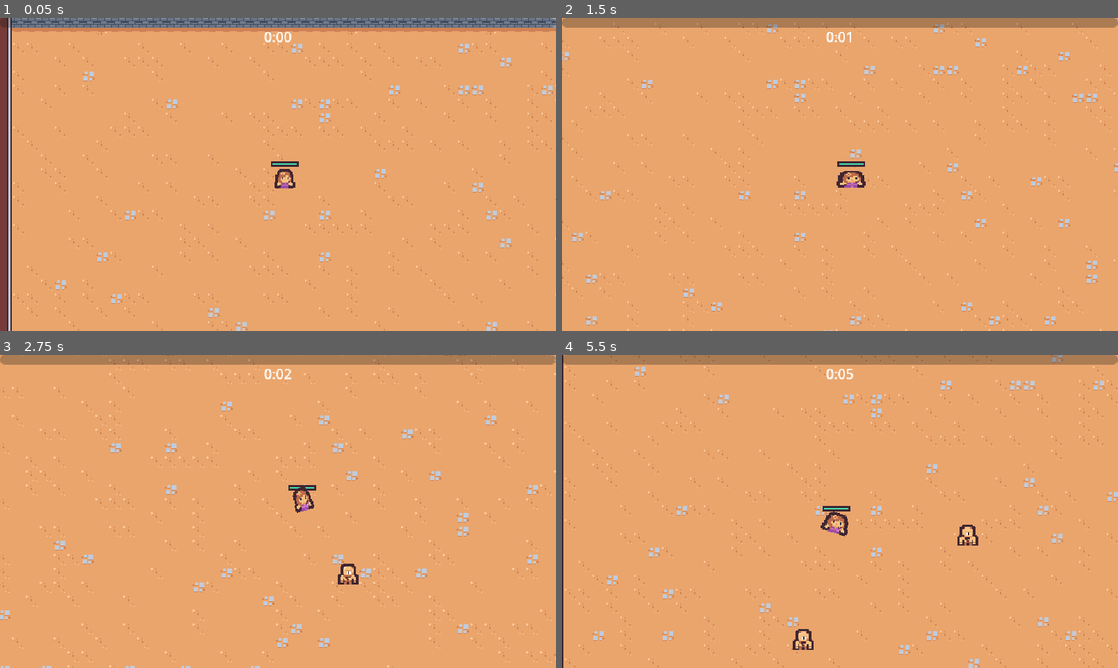
Above: before the commit, frames 1-4 (two rows, left to right).
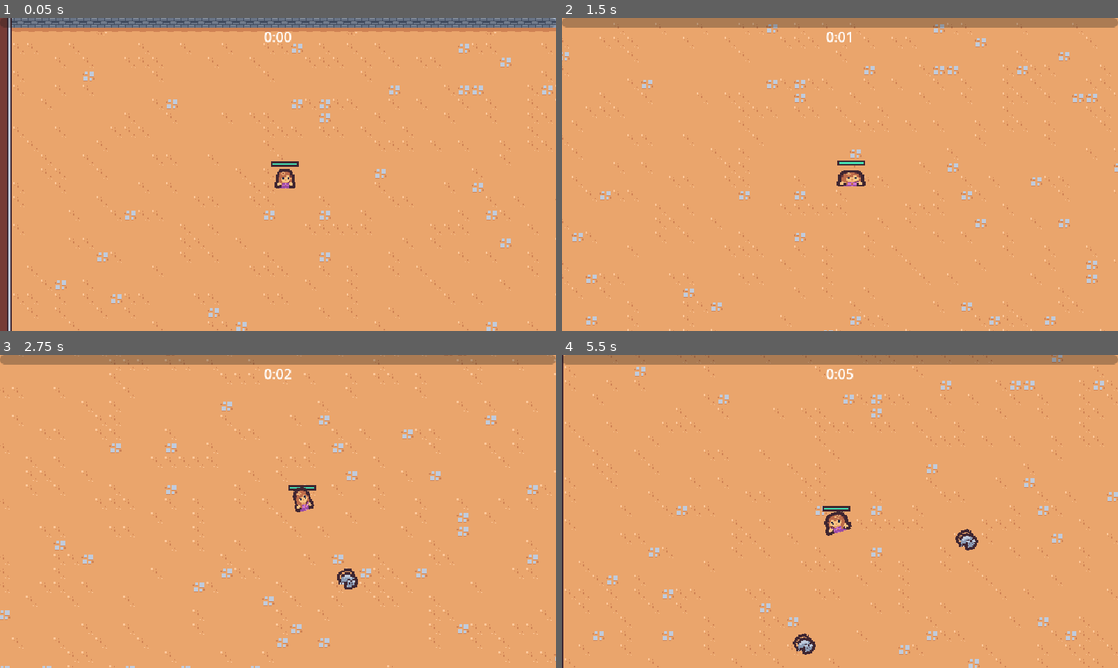
Above: after the commit, the same moments.

Repository: annehailer/cute-survivors
Game: Godot game, scene res://scenes/main/main.tscn
The game is run twice, just before and just after one commit, with the same random seed, the same clock (stepped at 60 frames per second) and the same inputs.
Inputs (mouse positions are in pixels of both pictures, inside the frame that each line leads up to):
- Up to frame 1 (0.05 s): no input
- Up to frame 2 (1.5 s): move the mouse to (962, 158) at 0.52 s; press the mouse at (962, 158) at 0.53 s; hold Right (move_right) 0.53-1.28 s; move the mouse to (728, 190) at 1.27 s; release the mouse at (728, 190) at 1.28 s; hold Down (move_down) from 1.28 s (still down); click (728, 190) at 1.35 s
- Up to frame 3 (2.75 s): move the mouse to (333, 442) at 2.02 s; release Down (move_down) at 2.03 s; press the mouse at (333, 442) at 2.03 s; hold Right (move_right) from 2.03 s (still down)
- Up to frame 4 (5.5 s): move the mouse to (812, 574) at 2.77 s; release Right (move_right) at 2.78 s; release the mouse at (812, 574) at 2.78 s; hold Up (move_up) 2.78-3.53 s; click (812, 574) at 2.85 s; move the mouse to (1006, 558) at 3.52 s; press the mouse at (1006, 558) at 3.53 s; hold Left (move_left) 3.53-5.03 s; move the mouse to (673, 464) at 4.27 s; release the mouse at (673, 464) at 4.28 s; click (673, 464) at 4.35 s; move the mouse to (867, 511) at 5.02 s; press the mouse at (867, 511) at 5.03 s; hold Down (move_down) from 5.03 s (still down)

The runs differ from the first frame. In frame 1, less than 0.1% of the frame differs, in the area x 49-53%, y 48-55%; in frame 2, 0.1%; in frame 3, 0.2%; in frame 4, 0.6%, in the area x 41-75%, y 50-96%.

Commit message:
feat: animation enemy and death particle

Diff:
--- a/project.godot
+++ b/project.godot
@@ -88,3 +88,4 @@
 
 textures/canvas_textures/default_texture_filter=0
 rendering_device/driver.windows="d3d12"
+2d/snap/snap_2d_transforms_to_pixel=true
--- /dev/null
+++ b/scenes/component/death_component.tscn
@@ -0,0 +1,87 @@
+[gd_scene format=3 uid="uid://bbng1po58kupg"]
+
+[ext_resource type="Texture2D" uid="uid://bjglaxblageq7" path="res://assets/sprites/rat.png" id="1_lgj88"]
+
+[sub_resource type="Animation" id="Animation_lgj88"]
+length = 0.001
+tracks/0/type = "value"
+tracks/0/imported = false
+tracks/0/enabled = true
+tracks/0/path = NodePath("GPUParticles2D:emitting")
+tracks/0/interp = 1
+tracks/0/loop_wrap = true
+tracks/0/keys = {
+"times": PackedFloat32Array(0),
+"transitions": PackedFloat32Array(1),
+"update": 1,
+"values": [false]
+}
+
+[sub_resource type="Animation" id="Animation_iwr6c"]
+resource_name = "default"
+tracks/0/type = "value"
+tracks/0/imported = false
+tracks/0/enabled = true
+tracks/0/path = NodePath("GPUParticles2D:emitting")
+tracks/0/interp = 1
+tracks/0/loop_wrap = true
+tracks/0/keys = {
+"times": PackedFloat32Array(0),
+"transitions": PackedFloat32Array(1),
+"update": 1,
+"values": [true]
+}
+tracks/1/type = "method"
+tracks/1/imported = false
+tracks/1/enabled = true
+tracks/1/path = NodePath(".")
+tracks/1/interp = 1
+tracks/1/loop_wrap = true
+tracks/1/keys = {
+"times": PackedFloat32Array(1),
+"transitions": PackedFloat32Array(1),
+"values": [{
+"args": [],
+"method": &"queue_free"
+}]
+}
+
+[sub_resource type="AnimationLibrary" id="AnimationLibrary_muesg"]
+_data = {
+&"RESET": SubResource("Animation_lgj88"),
+&"default": SubResource("Animation_iwr6c")
+}
+
+[sub_resource type="Curve" id="Curve_sn7fp"]
+_data = [Vector2(0, 1), 0.0, 0.0, 0, 0, Vector2(0.6, 1), 0.0, 0.0, 0, 0, Vector2(1, 0), 0.0, 0.0, 0, 0]
+point_count = 3
+
+[sub_resource type="CurveTexture" id="CurveTexture_lgj88"]
+curve = SubResource("Curve_sn7fp")
+
+[sub_resource type="ParticleProcessMaterial" id="ParticleProcessMaterial_ucbw6"]
+particle_flag_disable_z = true
+direction = Vector3(0, -1, 0)
+spread = 30.0
+initial_velocity_min = 125.0
+initial_velocity_max = 200.0
+angular_velocity_min = -720.0
+angular_velocity_max = 719.99994
+gravity = Vector3(0, 400, 0)
+scale_curve = SubResource("CurveTexture_lgj88")
+
+[node name="DeathComponent" type="Node2D" unique_id=559557698]
+
+[node name="AnimationPlayer" type="AnimationPlayer" parent="." unique_id=550797805]
+libraries/ = SubResource("AnimationLibrary_muesg")
+autoplay = &"default"
+
+[node name="GPUParticles2D" type="GPUParticles2D" parent="." unique_id=2060723279]
+emitting = false
+amount = 1
+texture = ExtResource("1_lgj88")
+lifetime = 0.65
+one_shot = true
+fixed_fps = 0
+interpolate = false
+process_material = SubResource("ParticleProcessMaterial_ucbw6")
--- a/scenes/component/health_component.gd
+++ b/scenes/component/health_component.gd
@@ -4,7 +4,7 @@
 signal died
 signal health_changed
 
-@export var max_health: int = 10
+@export var max_health: float = 10
 var current_health
 
 func _ready():
--- a/scenes/game_obj/exp_vial/exp_vial.tscn
+++ b/scenes/game_obj/exp_vial/exp_vial.tscn
@@ -4,7 +4,7 @@
 [ext_resource type="Script" uid="uid://dmknrkn3i2cuh" path="res://scenes/game_obj/exp_vial/exp_vial.gd" id="1_x8n8b"]
 
 [sub_resource type="CircleShape2D" id="CircleShape2D_3d6ni"]
-radius = 11.0
+radius = 22.022715
 
 [node name="ExpVial" type="Node2D" unique_id=1024233643]
 script = ExtResource("1_x8n8b")
--- a/scenes/player&enemies/enemies/basic_enemy.gd
+++ b/scenes/player&enemies/enemies/basic_enemy.gd
@@ -5,16 +5,18 @@
 @onready var health_component: HealthComponent = $HealthComponent
 @onready var label: Label = %Label
 
+
 # Called every frame. 'delta' is the elapsed time since the previous frame.
 func _process(delta: float) -> void:
 	var direction =  get_direction_to_player()
 	velocity = direction * MAX_SPEED
 	move_and_slide()
+
+	# teste vida (label)
 	if health_component:
 		label.text = str(health_component.current_health)
 	else:
 		label.text = "health_component is null"
-
 
 
 func get_direction_to_player():
--- a/scenes/player&enemies/enemies/basic_enemy.tscn
+++ b/scenes/player&enemies/enemies/basic_enemy.tscn
@@ -1,10 +1,72 @@
 [gd_scene format=3 uid="uid://duw6d6777obyx"]
 
 [ext_resource type="Script" uid="uid://beu4whjv2aea8" path="res://scenes/player&enemies/enemies/basic_enemy.gd" id="1_dwceu"]
-[ext_resource type="Texture2D" uid="uid://dudyq0nalu7hw" path="res://assets/sprites/cyclops.png" id="1_wa64b"]
 [ext_resource type="PackedScene" uid="uid://cehvsthrg1d4n" path="res://scenes/component/health_component.tscn" id="2_rxucu"]
 [ext_resource type="PackedScene" uid="uid://bfedca2m3ju3u" path="res://scenes/component/vial_drop_component.tscn" id="3_lyknp"]
 [ext_resource type="PackedScene" uid="uid://dc6u5ay6k5sa7" path="res://scenes/component/hurtbox_component.tscn" id="4_csewq"]
+[ext_resource type="Texture2D" uid="uid://bjglaxblageq7" path="res://assets/sprites/rat.png" id="5_csewq"]
+
+[sub_resource type="Animation" id="Animation_csewq"]
+length = 0.001
+tracks/0/type = "value"
+tracks/0/imported = false
+tracks/0/enabled = true
+tracks/0/path = NodePath("Visuals/Sprite2D:position")
+tracks/0/interp = 1
+tracks/0/loop_wrap = true
+tracks/0/keys = {
+"times": PackedFloat32Array(0),
+"transitions": PackedFloat32Array(1),
+"update": 0,
+"values": [Vector2(0, -6)]
+}
+tracks/1/type = "value"
+tracks/1/imported = false
+tracks/1/enabled = true
+tracks/1/path = NodePath("Visuals/Sprite2D:rotation")
+tracks/1/interp = 1
+tracks/1/loop_wrap = true
+tracks/1/keys = {
+"times": PackedFloat32Array(0),
+"transitions": PackedFloat32Array(1),
+"update": 0,
+"values": [0.0]
+}
+
+[sub_resource type="Animation" id="Animation_7kj7l"]
+resource_name = "walk"
+length = 0.39999999999999997
+loop_mode = 1
+tracks/0/type = "value"
+tracks/0/imported = false
+tracks/0/enabled = true
+tracks/0/path = NodePath("Visuals/Sprite2D:position")
+tracks/0/interp = 1
+tracks/0/loop_wrap = true
+tracks/0/keys = {
+"times": PackedFloat32Array(0, 0.1, 0.3),
+"transitions": PackedFloat32Array(1, 1, 1),
+"update": 0,
+"values": [Vector2(0, -6), Vector2(-1, -6), Vector2(1, -6)]
+}
+tracks/1/type = "value"
+tracks/1/imported = false
+tracks/1/enabled = true
+tracks/1/path = NodePath("Visuals/Sprite2D:rotation")
+tracks/1/interp = 1
+tracks/1/loop_wrap = true
+tracks/1/keys = {
+"times": PackedFloat32Array(0, 0.033333335, 0.1, 0.2, 0.3),
+"transitions": PackedFloat32Array(1, 1, 1, 1, 1),
+"update": 0,
+"values": [0.0, 0.2617993877991494, -0.2617993877991494, 0.2617993877991494, -0.2617993877991494]
+}
+
+[sub_resource type="AnimationLibrary" id="AnimationLibrary_vw2fd"]
+_data = {
+&"RESET": SubResource("Animation_csewq"),
+&"walk": SubResource("Animation_7kj7l")
+}
 
 [sub_resource type="CircleShape2D" id="CircleShape2D_csewq"]
 radius = 15.0
@@ -17,6 +79,10 @@
 collision_mask = 9
 motion_mode = 1
 script = ExtResource("1_dwceu")
+
+[node name="AnimationPlayer" type="AnimationPlayer" parent="." unique_id=925431648]
+libraries/ = SubResource("AnimationLibrary_vw2fd")
+autoplay = &"walk"
 
 [node name="HealthComponent" parent="." unique_id=804352997 instance=ExtResource("2_rxucu")]
 
@@ -31,10 +97,12 @@
 shape = SubResource("CircleShape2D_csewq")
 debug_color = Color(0.6539005, 0.008186319, 0.31419885, 0.41960785)
 
-[node name="Sprite2D" type="Sprite2D" parent="." unique_id=2347054]
-position = Vector2(0, -12)
+[node name="Visuals" type="Node2D" parent="." unique_id=1639802702]
+
+[node name="Sprite2D" type="Sprite2D" parent="Visuals" unique_id=2347054]
+position = Vector2(0, -6)
 scale = Vector2(1.5, 1.5)
-texture = ExtResource("1_wa64b")
+texture = ExtResource("5_csewq")
 
 [node name="CollisionShape2D" type="CollisionShape2D" parent="." unique_id=1933030198]
 position = Vector2(0, -11)
--- a/scenes/player&enemies/player/player.gd
+++ b/scenes/player&enemies/player/player.gd
@@ -30,11 +30,12 @@
 	else:
 		animation_player.play("RESET")
 
-	var move_sign = sign(movement_vector.x)
-	if move_sign == 0:
-		visuals.scale = Vector2.ONE
-	else:
-		visuals.scale = Vector2(move_sign, 1)
+	if movement_vector.x != 0:
+		visuals.scale.x = sign(movement_vector.x)
+
+	# --------- LIFE REGEN provisorio
+	health_component.damage(-0.005)
+
 
 func get_movement_vector() -> Vector2:
 	var x_movement = Input.get_action_strength("move_right") - Input.get_action_strength("move_left")
@@ -49,8 +50,10 @@
 	damage_interval_timer.start()
 	print(health_component.current_health)
 
+
 func update_health_display():
 	health_bar.value = health_component.get_health_percent()
+
 
 func _on_collision_area_2d_body_entered(body: Node2D):
 	number_colliding_bodies += 1
--- a/scenes/player&enemies/player/player.tscn
+++ b/scenes/player&enemies/player/player.tscn
@@ -142,7 +142,6 @@
 show_percentage = false
 
 [node name="PickupArea2D" type="Area2D" parent="." unique_id=495833925]
-visible = false
 collision_layer = 16
 collision_mask = 0
 
@@ -159,7 +158,6 @@
 texture = ExtResource("1_d6veg")
 
 [node name="CollisionArea2D" type="Area2D" parent="." unique_id=1857849759]
-visible = false
 collision_layer = 0
 collision_mask = 8
 
@@ -169,7 +167,6 @@
 debug_color = Color(0.7042816, 0, 0.19308099, 0.41960785)
 
 [node name="CollisionShape2D" type="CollisionShape2D" parent="." unique_id=1904961864]
-visible = false
 position = Vector2(0, -10)
 shape = SubResource("CircleShape2D_ucbw6")
 
Binary file added: assets/sprites/ghost.png
Not shown, added: assets/sprites/ghost.png.import
Binary file added: assets/sprites/rat.png
Not shown, added: assets/sprites/rat.png.import
